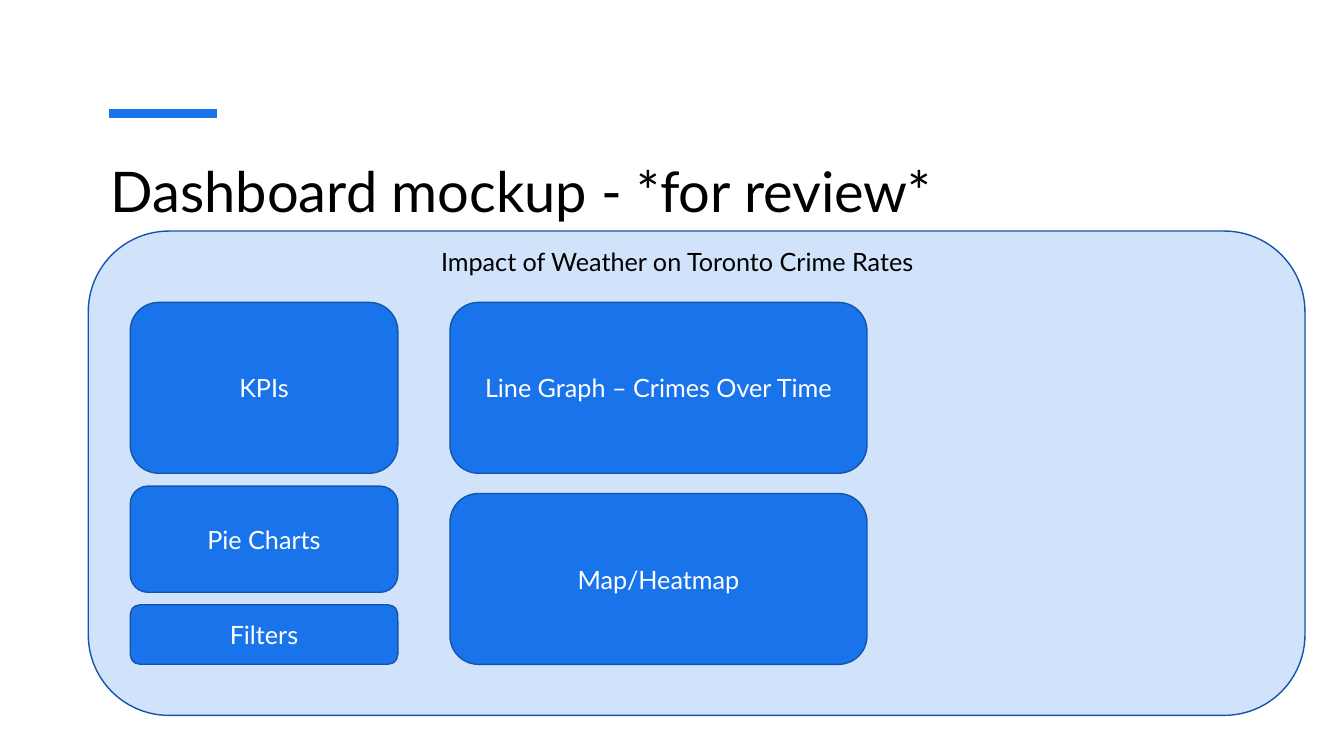
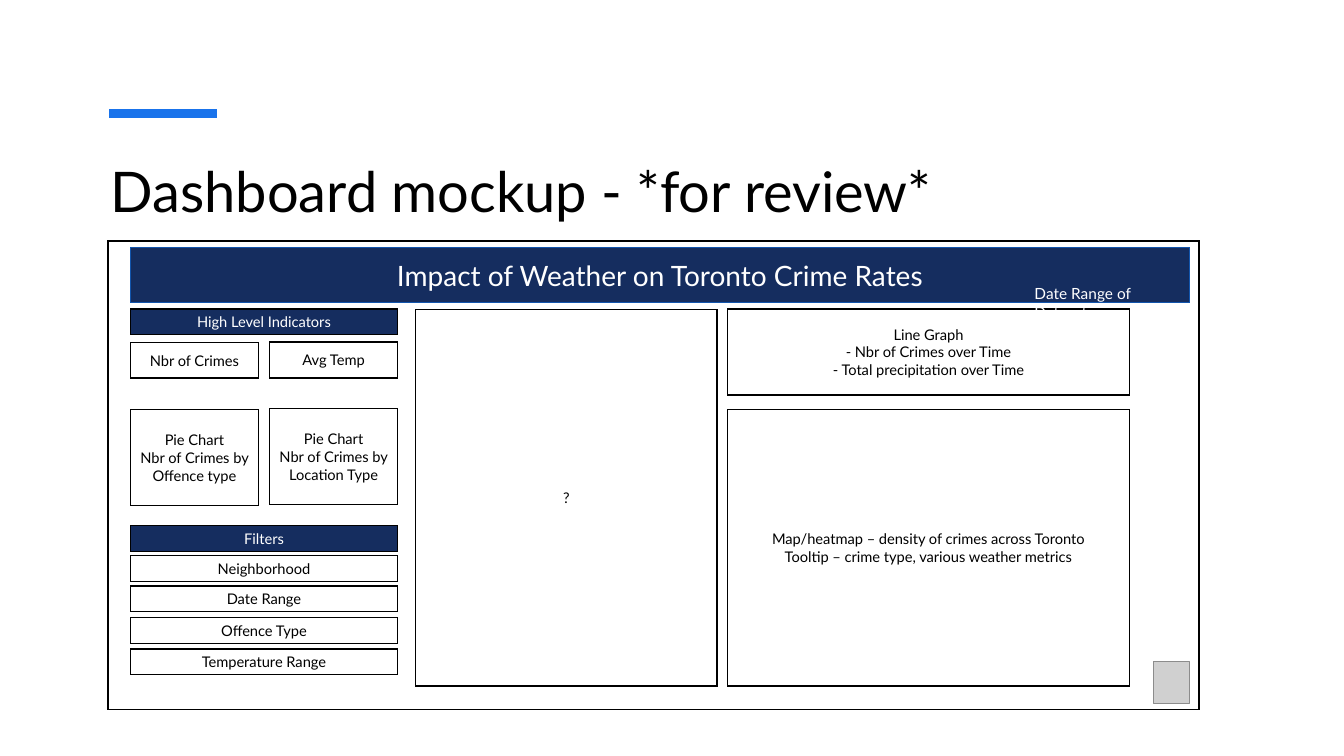
Before and after one commit to MickMarch/Canadian_Homelessness_Analysis, a slide deck: slide 6 of Dashboard_Mockup.pptx. Drawn at 1344x756 pixels with LibreOffice and Linux fonts; fonts in the diff are those of the drawing; grey boxes stand for pictures. Boxes give left, top, right and bottom in pixels: in the first picture for what was removed or moved away, otherwise in the second. Text is boxed around its words. In the diff, an @@ line names an element or a change of style, - is before the commit and + after.

Commit message:
Dashboard mockup

```diff
--- a/Dashboard_Mockup.pptx
+++ b/Dashboard_Mockup.pptx
@@ rounded rectangle removed at box(89, 231, 1306, 716) @@
@@ rectangle added at box(108, 241, 1199, 710), fill #FFFFFF, outline #000000 1 pt @@
@@ rectangle "Impact of Weather on Toronto ...": place and size @@
-rectangle "Impact of Weather on Toronto ..." at box(441, 252, 913, 276)
+rectangle "Impact of Weather on Toronto ..." at box(130, 248, 1190, 303)
@@ rectangle "Impact of Weather on Toronto ..." at box(130, 248, 1190, 303): size 18 to 20 pt, text colour #000000 to #FFFFFF; alignment left to centre; vertical alignment top to middle; fill none to #152D5F; outline none to #1255AE 1 pt @@
@@ text added at box(1034, 288, 1131, 310), 11 pt, text #FFFFFF @@
+Date Range of Dataset
@@ rounded rectangle removed at box(130, 302, 397, 473) @@
-KPIs
@@ rectangle added at box(130, 310, 397, 336), fill #152D5F, outline #000000 1 pt, 10.5 pt, text #FFFFFF @@
+High Level Indicators
@@ rectangle added at box(415, 310, 717, 687), fill #FFFFFF, outline #000000 1 pt, 10.5 pt, text #000000 @@
+?
@@ rounded rectangle removed at box(450, 302, 867, 473) @@
-Line Graph – Crimes Over Time
@@ rectangle added at box(728, 310, 1129, 395), fill #FFFFFF, outline #000000 1 pt, 10.5 pt, text #000000 @@
+Line Graph
+- Nbr of Crimes over Time
+- Total precipitation over Time
@@ rectangle added at box(130, 343, 258, 378), fill #FFFFFF, outline #000000 1 pt, 10.5 pt, text #000000 @@
+Nbr of Crimes
@@ rectangle added at box(269, 342, 397, 378), fill #FFFFFF, outline #000000 1 pt, 10.5 pt, text #000000 @@
+Avg Temp
@@ rectangle added at box(130, 409, 258, 505), fill #FFFFFF, outline #000000 1 pt, 10.5 pt, text #000000 @@
+Pie Chart
+Nbr of Crimes by Offence type
@@ rectangle added at box(269, 408, 397, 504), fill #FFFFFF, outline #000000 1 pt, 10.5 pt, text #000000 @@
+Pie Chart
+Nbr of Crimes by Location Type
@@ rectangle added at box(728, 409, 1129, 686), fill #FFFFFF, outline #000000 1 pt, 10.5 pt, text #000000 @@
+Map/heatmap – density of crimes across Toronto
+Tooltip – crime type, various weather metrics
@@ rounded rectangle removed at box(130, 486, 397, 592) @@
-Pie Charts
@@ rounded rectangle removed at box(450, 494, 867, 664) @@
-Map/Heatmap
@@ rectangle "Filters": place and size @@
-rectangle "Filters" at box(130, 605, 397, 664)
+rectangle "Filters" at box(130, 525, 397, 552)
@@ rectangle "Filters" at box(130, 525, 397, 552): size 18 to 10.5 pt; rounded rectangle to rectangle; fill #1973EB to #152D5F; outline #1255AE 1 pt to #000000 1 pt @@
@@ rectangle added at box(130, 556, 397, 582), fill #FFFFFF, outline #000000 1 pt, 10.5 pt, text #000000 @@
+Neighborhood
@@ rectangle added at box(130, 586, 397, 612), fill #FFFFFF, outline #000000 1 pt, 10.5 pt, text #000000 @@
+Date Range
@@ rectangle added at box(130, 618, 397, 644), fill #FFFFFF, outline #000000 1 pt, 10.5 pt, text #000000 @@
+Offence Type
@@ rectangle added at box(130, 649, 397, 676), fill #FFFFFF, outline #000000 1 pt, 10.5 pt, text #000000 @@
+Temperature Range
@@ picture added at box(1153, 662, 1190, 704) @@
```
Also in this commit, not shown: 1 slide added.
